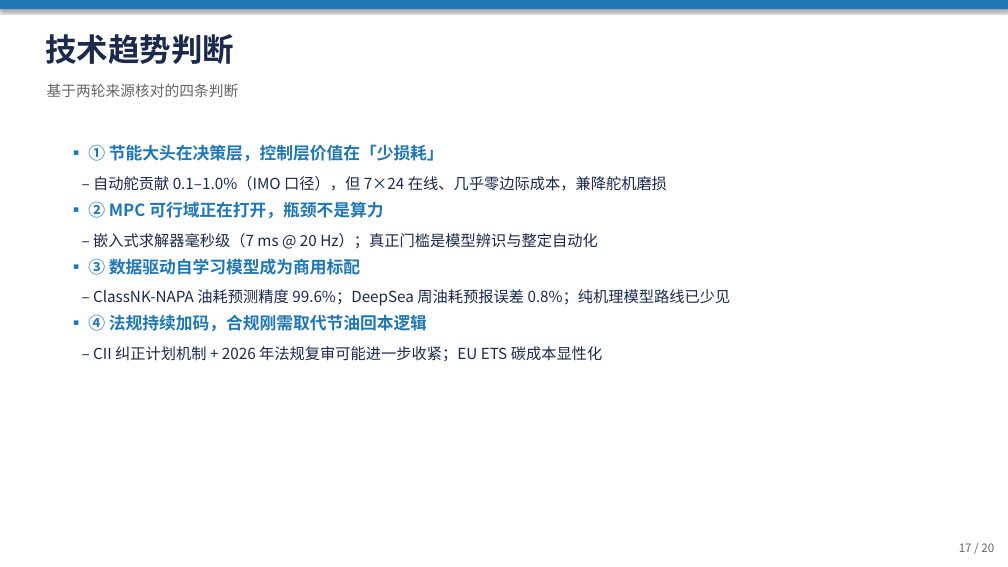
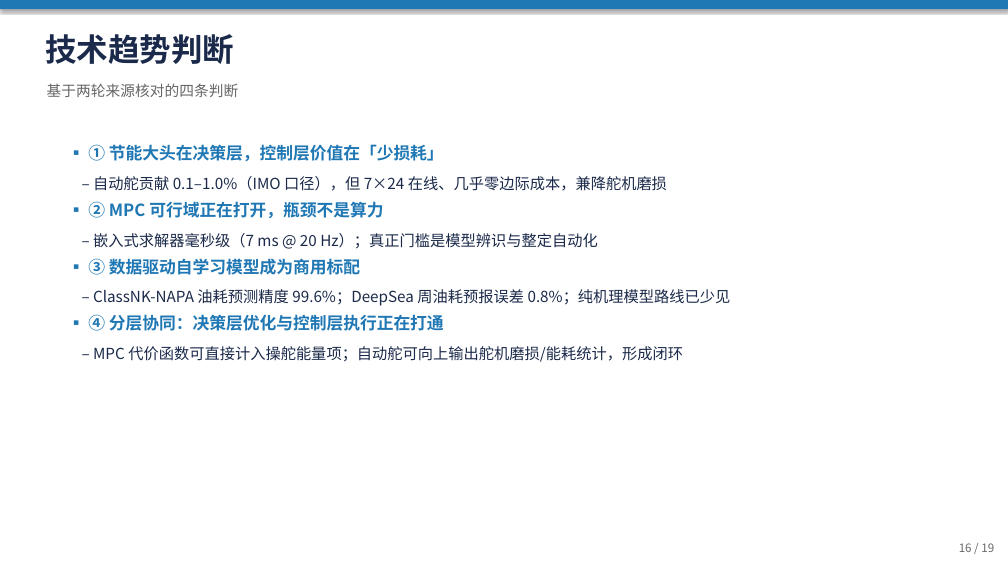
Before and after one commit to jimaka/auto_rudder, a slide deck: slide 16 of docs/ship_energy_research/船舶控制与节能算法调研汇报.pptx (slide 17 before the commit). Drawn at 1008x567 pixels with LibreOffice and Linux fonts; fonts in the diff are those of the drawing. Boxes give left, top, right and bottom in pixels: in the first picture for what was removed or moved away, otherwise in the second. Text is boxed around its words. In the diff, an @@ line names an element or a change of style, - is before the commit and + after.

Commit message:
docs: PPT去除法规内容改为纯技术视角并更新PDF

```diff
--- a/docs/ship_energy_research/船舶控制与节能算法调研汇报.pptx
+++ b/docs/ship_energy_research/船舶控制与节能算法调研汇报.pptx
@@ text at (88, 314, 683, 362): text changed @@
-▪ ④ 法规持续加码，合规刚需取代节油回本逻辑
-– CII 纠正计划机制 + 2026 年法规复审可能进一步收紧；EU ETS 碳成本显性化
+▪ ④ 分层协同：决策层优化与控制层执行正在打通
+– MPC 代价函数可直接计入操舵能量项；自动舵可向上输出舵机磨损/能耗统计，形成闭环
@@ text at (959, 543, 994, 552): text changed @@
-17 / 20
+16 / 19
```
Also in this commit, not shown: 16 other slides changed, 1 slide removed, 2 other files.
